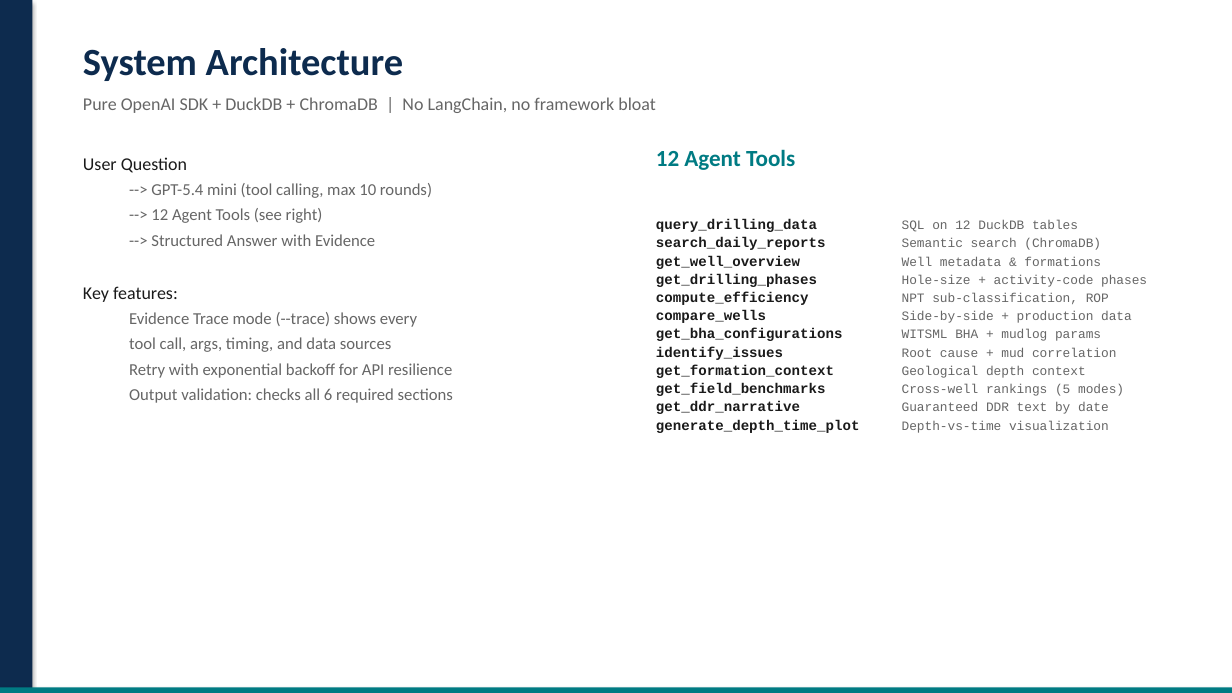
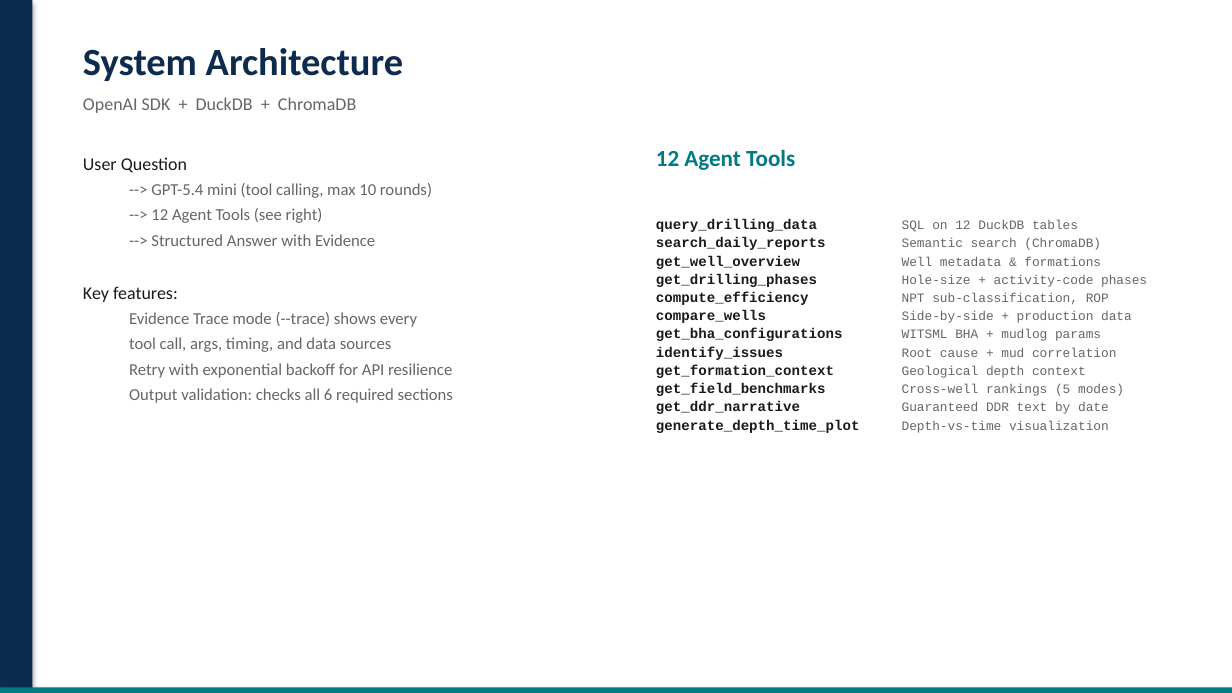
Before and after one commit to rlucgg/spe-ml-challenge, a slide deck: slide 3 of presentation/slides.pptx. Drawn at 1232x693 pixels with LibreOffice and Linux fonts; fonts in the diff are those of the drawing. Boxes give left, top, right and bottom in pixels: in the first picture for what was removed or moved away, otherwise in the second. Text is boxed around its words. In the diff, an @@ line names an element or a change of style, - is before the commit and + after.

```diff
--- a/presentation/slides.pptx
+++ b/presentation/slides.pptx
@@ text at [83, 97, 356, 113]: text changed @@
-Pure OpenAI SDK + DuckDB + ChromaDB | No LangChain, no framework bloat
+OpenAI SDK + DuckDB + ChromaDB
```
Also in this commit, not shown: 3 other slides changed, 1 slide added, 1 slide removed, 1 other file.
